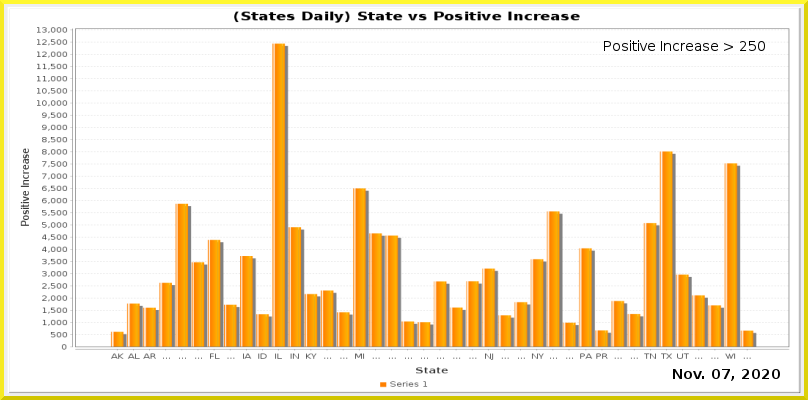
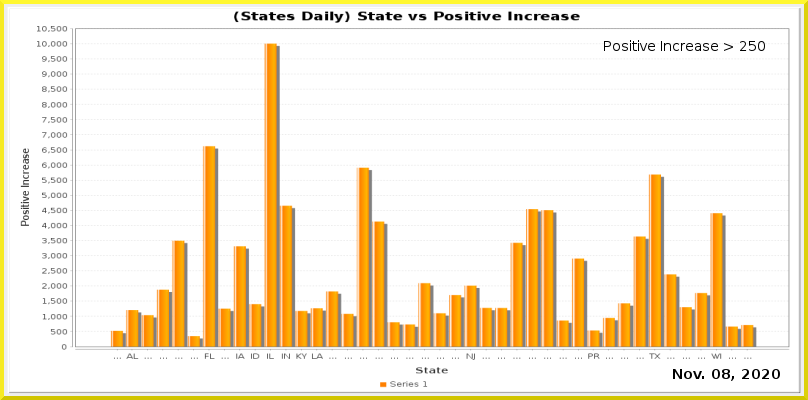
Layer changes from the first (808, 400) image to the second:
painted on "Current Date" over [722, 369, 730, 379]
painted on "Date_vs_TestIncrease.png" over [37, 26, 789, 360]
